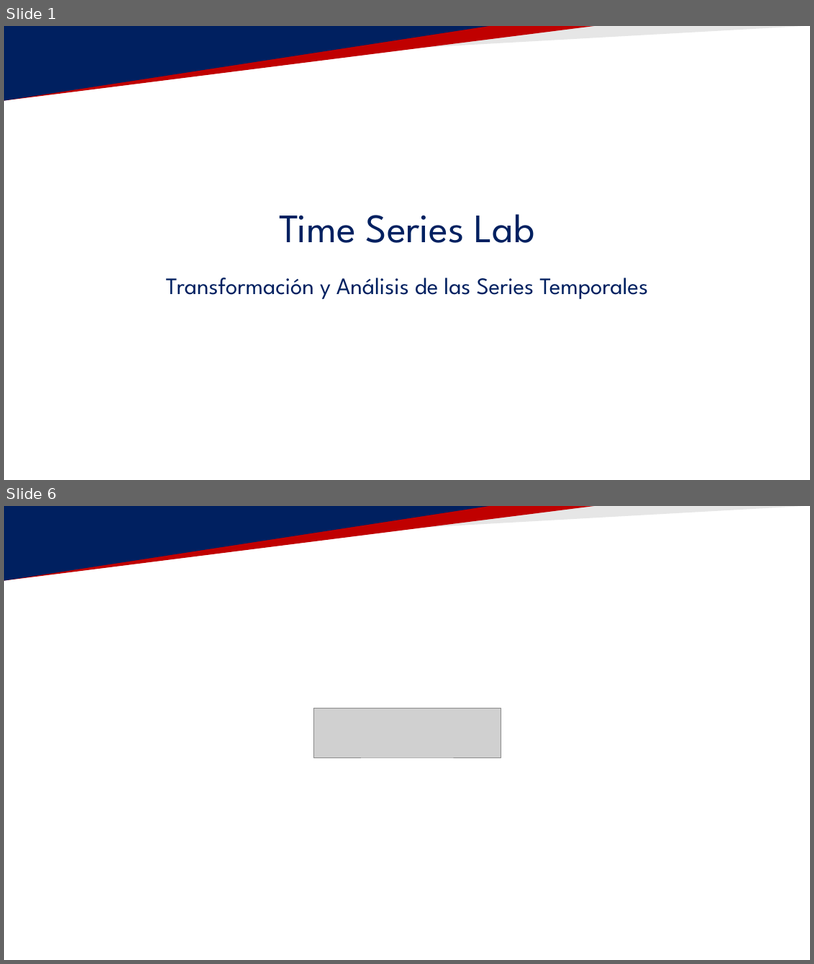
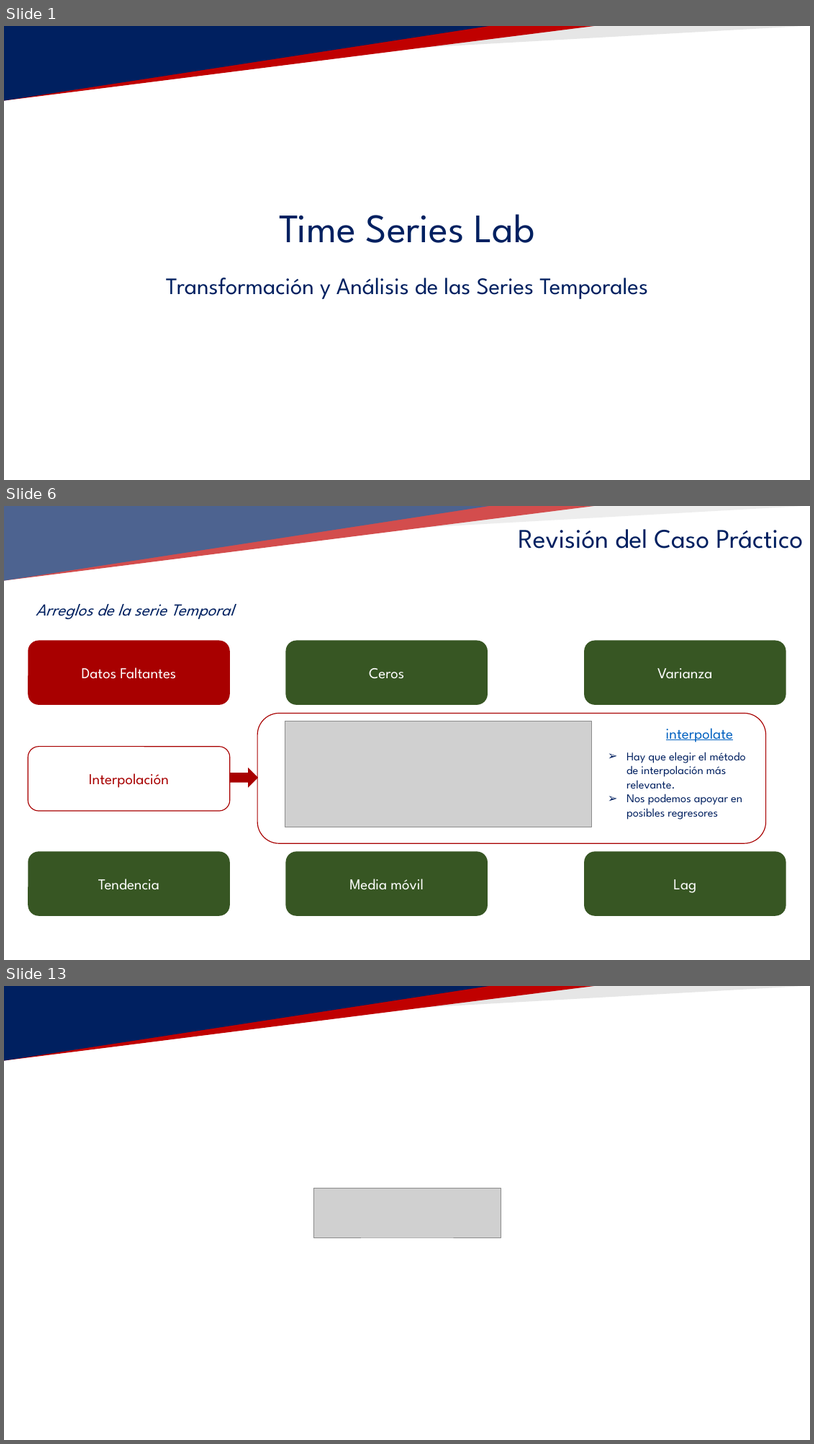
Before and after one commit to TeresaLS/timeseries_lab, a slide deck: 02_PREPARATION/02_PREPARACION_TSLAB.pptx. Shown one above the other, each under a label of ours: slides 1 and 6 before the commit, slides 1, 6 and 13 after it; the slides between them are not shown. The pictures are 814x964 and 814x1444 pixels, drawn with LibreOffice and Linux fonts; fonts in the diff are those of the drawing; grey boxes stand for pictures; background and template pictures are left out. Boxes give left, top, right and bottom in pixels: in the first picture for what was removed or moved away, otherwise in the second. Text is boxed around its words. In the diff, an @@ line names an element or a change of style, - is before the commit and + after.

```diff
--- a/02_PREPARATION/02_PREPARACION_TSLAB.pptx
+++ b/02_PREPARATION/02_PREPARACION_TSLAB.pptx
@@ slide 6 added at [4, 506, 810, 960], background #FFFFFF; not listed: 1 template element that a slide beside it also shows @@
@@ triangle added at [4, 506, 805, 551], fill #E6E6E6 @@
@@ triangle added at [4, 506, 595, 580], fill #C00000 @@
@@ triangle added at [4, 506, 490, 580], fill #002060 @@
@@ text added at [518, 529, 803, 548], 32 pt, text #002060 @@
+Revisión del Caso Práctico
@@ text added at [36, 604, 234, 619], 20 pt, text #002060, italic @@
+Arreglos de la serie Temporal
@@ rounded rectangle added at [28, 641, 230, 705], fill #A80000, 18 pt, text #FFFFFF @@
+Datos Faltantes
@@ rounded rectangle added at [286, 641, 488, 705], fill #375623, 18 pt, text #FFFFFF @@
+Ceros
@@ rounded rectangle added at [585, 641, 787, 705], fill #375623, 18 pt, text #FFFFFF @@
+Varianza
@@ rounded rectangle added at [257, 713, 766, 843], fill #FFFFFF, outline #A80000 1 pt @@
@@ picture added at [286, 721, 592, 827] @@
@@ text added at [666, 728, 733, 742], 18 pt, text #0563C1, underline @@
+interpolate
@@ rounded rectangle added at [28, 746, 230, 811], fill #FFFFFF, outline #A80000 1 pt, 18 pt, text #A80000 @@
+Interpolación
@@ text added at [627, 752, 746, 819], 14 pt, text #002060 @@
+  ➢ Hay que elegir el método de interpolación más relevante.
+  ➢ Nos podemos apoyar en posibles regresores
@@ right arrow added at [230, 769, 258, 786], fill #A80000, outline #A80000 1 pt @@
@@ rounded rectangle added at [28, 852, 230, 916], fill #375623, 18 pt, text #FFFFFF @@
+Tendencia
@@ rounded rectangle added at [286, 852, 488, 916], fill #375623, 18 pt, text #FFFFFF @@
+Media móvil
@@ rounded rectangle added at [585, 852, 787, 916], fill #375623, 18 pt, text #FFFFFF @@
+Lag
@@ what was slide 6 is now slide 13 @@
```
Also in this commit, not shown: 4 slides changed, 6 other slides added.
